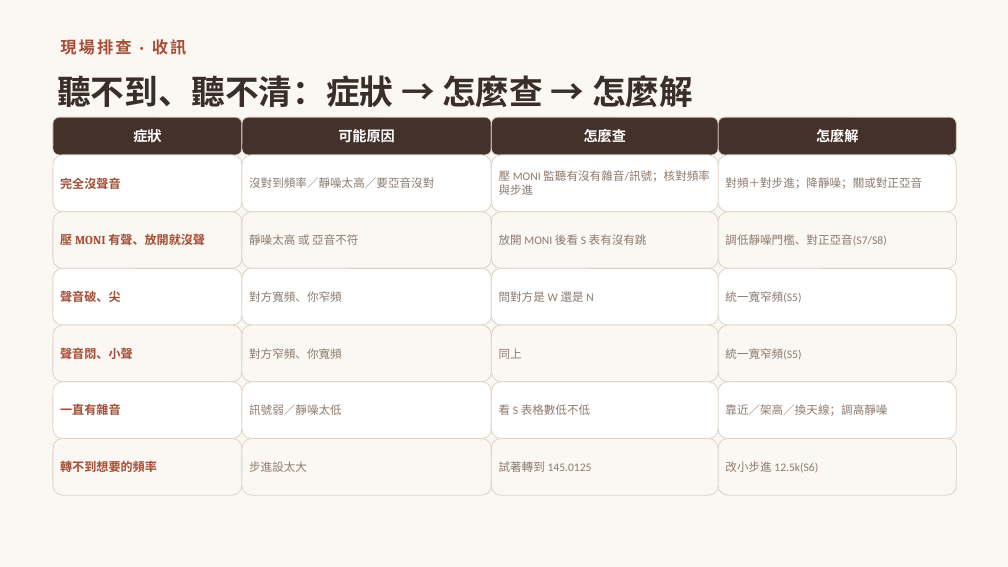
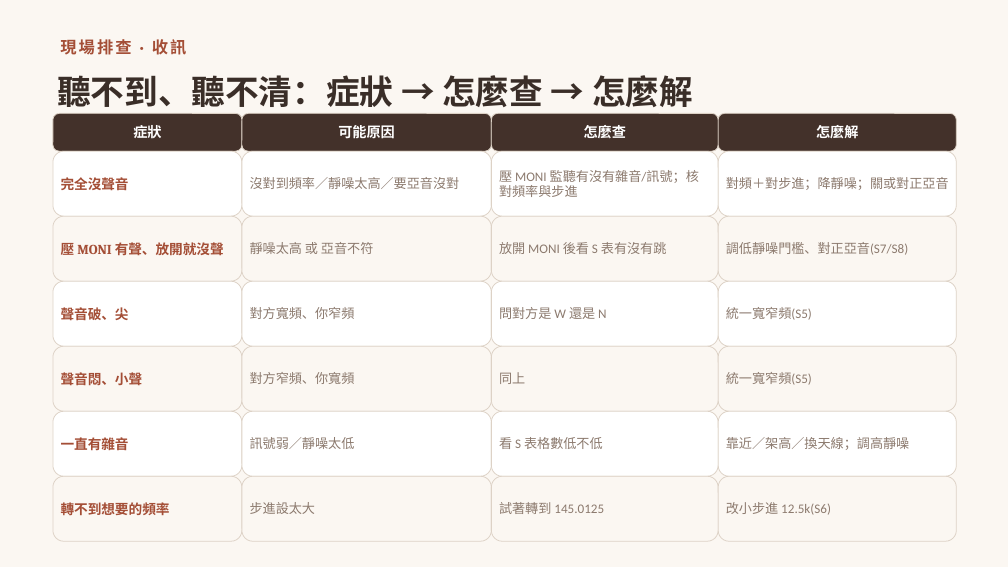
Before and after one commit to winson3QQ/Radio-Advanced, a slide deck: slide 43 of 投影片/進階無線電_課程投影片.pptx. Drawn at 1008x567 pixels with LibreOffice and Linux fonts; fonts in the diff are those of the drawing. Boxes give left, top, right and bottom in pixels: in the first picture for what was removed or moved away, otherwise in the second. Text is boxed around its words. In the diff, an @@ line names an element or a change of style, - is before the commit and + after.

```diff
--- a/投影片/進階無線電_課程投影片.pptx
+++ b/投影片/進階無線電_課程投影片.pptx
@@ 4 rounded rectangles moved together from (x1=53, y1=117, x2=957, y2=155) to (x1=53, y1=113, x2=957, y2=151) @@
@@ rounded rectangle "完全沒聲音" resized from (x1=53, y1=155, x2=242, y2=212) to (x1=53, y1=151, x2=242, y2=216) @@
@@ rounded rectangle "沒對到頻率／靜噪太高／要亞音沒對" resized from (x1=242, y1=155, x2=492, y2=212) to (x1=242, y1=151, x2=492, y2=216) @@
@@ rounded rectangle "壓 MONI 監聽有沒有雜音/訊號；核對頻率與步進" resized from (x1=492, y1=155, x2=718, y2=212) to (x1=492, y1=151, x2=718, y2=216) @@
@@ rounded rectangle "對頻＋對步進；降靜噪；關或對正亞音" resized from (x1=718, y1=155, x2=957, y2=212) to (x1=718, y1=151, x2=957, y2=216) @@
@@ rounded rectangle "壓 MONI 有聲、放開就沒聲" resized from (x1=53, y1=212, x2=242, y2=268) to (x1=53, y1=216, x2=242, y2=281) @@
@@ rounded rectangle "靜噪太高 或 亞音不符" resized from (x1=242, y1=212, x2=492, y2=268) to (x1=242, y1=216, x2=492, y2=281) @@
@@ rounded rectangle "放開 MONI 後看 S 表有沒有跳" resized from (x1=492, y1=212, x2=718, y2=268) to (x1=492, y1=216, x2=718, y2=281) @@
@@ rounded rectangle "調低靜噪門檻、對正亞音(S7/S8)" resized from (x1=718, y1=212, x2=957, y2=268) to (x1=718, y1=216, x2=957, y2=281) @@
@@ rounded rectangle "聲音破、尖" resized from (x1=53, y1=268, x2=242, y2=325) to (x1=53, y1=281, x2=242, y2=346) @@
@@ rounded rectangle "對方寬頻、你窄頻" resized from (x1=242, y1=268, x2=492, y2=325) to (x1=242, y1=281, x2=492, y2=346) @@
@@ rounded rectangle "問對方是 W 還是 N" resized from (x1=492, y1=268, x2=718, y2=325) to (x1=492, y1=281, x2=718, y2=346) @@
@@ rounded rectangle "統一寬窄頻(S5)" resized from (x1=718, y1=268, x2=957, y2=325) to (x1=718, y1=281, x2=957, y2=346) @@
@@ rounded rectangle "聲音悶、小聲" resized from (x1=53, y1=325, x2=242, y2=382) to (x1=53, y1=346, x2=242, y2=411) @@
@@ rounded rectangle "對方窄頻、你寬頻" resized from (x1=242, y1=325, x2=492, y2=382) to (x1=242, y1=346, x2=492, y2=411) @@
@@ rounded rectangle "同上" resized from (x1=492, y1=325, x2=718, y2=382) to (x1=492, y1=346, x2=718, y2=411) @@
@@ rounded rectangle "統一寬窄頻(S5)" resized from (x1=718, y1=325, x2=957, y2=382) to (x1=718, y1=346, x2=957, y2=411) @@
@@ rounded rectangle "一直有雜音" resized from (x1=53, y1=382, x2=242, y2=439) to (x1=53, y1=411, x2=242, y2=476) @@
@@ rounded rectangle "訊號弱／靜噪太低" resized from (x1=242, y1=382, x2=492, y2=439) to (x1=242, y1=411, x2=492, y2=476) @@
@@ rounded rectangle "看 S 表格數低不低" resized from (x1=492, y1=382, x2=718, y2=439) to (x1=492, y1=411, x2=718, y2=476) @@
@@ rounded rectangle "靠近／架高／換天線；調高靜噪" resized from (x1=718, y1=382, x2=957, y2=439) to (x1=718, y1=411, x2=957, y2=476) @@
@@ size 11.5 to 13 pt in 6 elements at (x1=53, y1=151, x2=242, y2=216), (x1=53, y1=216, x2=242, y2=281), (x1=53, y1=281, x2=242, y2=346), (x1=53, y1=346, x2=242, y2=411), (x1=53, y1=411, x2=242, y2=476), (x1=53, y1=476, x2=242, y2=541) @@
@@ rounded rectangle "轉不到想要的頻率" resized from (x1=53, y1=439, x2=242, y2=495) to (x1=53, y1=476, x2=242, y2=541) @@
@@ rounded rectangle "步進設太大" resized from (x1=242, y1=439, x2=492, y2=495) to (x1=242, y1=476, x2=492, y2=541) @@
@@ size 11 to 12.5 pt in 18 elements at (x1=242, y1=151, x2=492, y2=216), (x1=718, y1=151, x2=957, y2=216), (x1=492, y1=151, x2=718, y2=216), (x1=242, y1=216, x2=492, y2=281), (x1=718, y1=216, x2=957, y2=281), (x1=492, y1=216, x2=718, y2=281), (x1=242, y1=281, x2=492, y2=346), (x1=718, y1=281, x2=957, y2=346), (x1=492, y1=281, x2=718, y2=346), (x1=242, y1=346, x2=492, y2=411), (x1=718, y1=346, x2=957, y2=411), (x1=492, y1=346, x2=718, y2=411), (x1=242, y1=411, x2=492, y2=476), (x1=718, y1=411, x2=957, y2=476), (x1=492, y1=411, x2=718, y2=476), (x1=242, y1=476, x2=492, y2=541), (x1=718, y1=476, x2=957, y2=541), (x1=492, y1=476, x2=718, y2=541) @@
@@ rounded rectangle "試著轉到 145.0125" resized from (x1=492, y1=439, x2=718, y2=495) to (x1=492, y1=476, x2=718, y2=541) @@
@@ rounded rectangle "改小步進 12.5k(S6)" resized from (x1=718, y1=439, x2=957, y2=495) to (x1=718, y1=476, x2=957, y2=541) @@
```
Also in this commit, not shown: 2 other slides changed.
